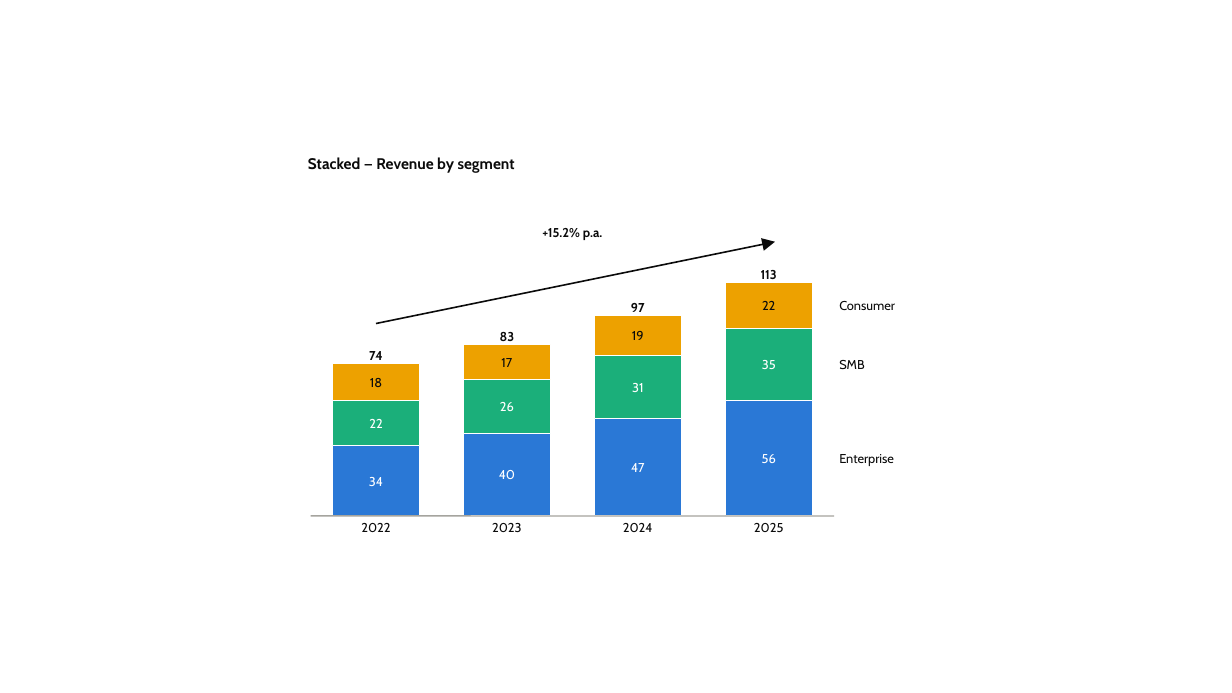
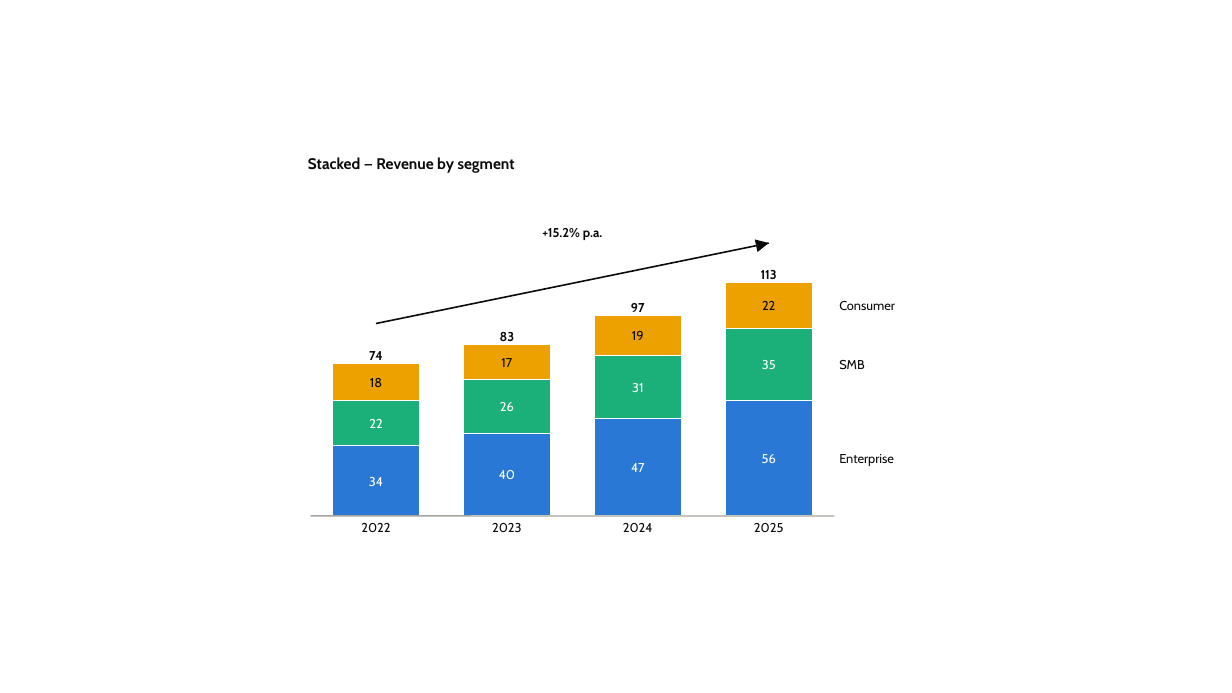
Before and after one commit to dannbleeker/PowerChart, a slide deck: slide 1 of examples/showcase.pptx. Drawn at 1232x693 pixels with LibreOffice and Linux fonts; fonts in the diff are those of the drawing. Boxes give left, top, right and bottom in pixels: in the first picture for what was removed or moved away, otherwise in the second. Text is boxed around its words. In the diff, an @@ line names an element or a change of style, - is before the commit and + after.

```diff
--- a/examples/showcase.pptx
+++ b/examples/showcase.pptx
@@ triangle: place and size @@
-triangle at [761, 235, 777, 251]
+triangle at [755, 237, 770, 253]
```
Also in this commit, not shown: 10 other slides changed, 4 other files.
